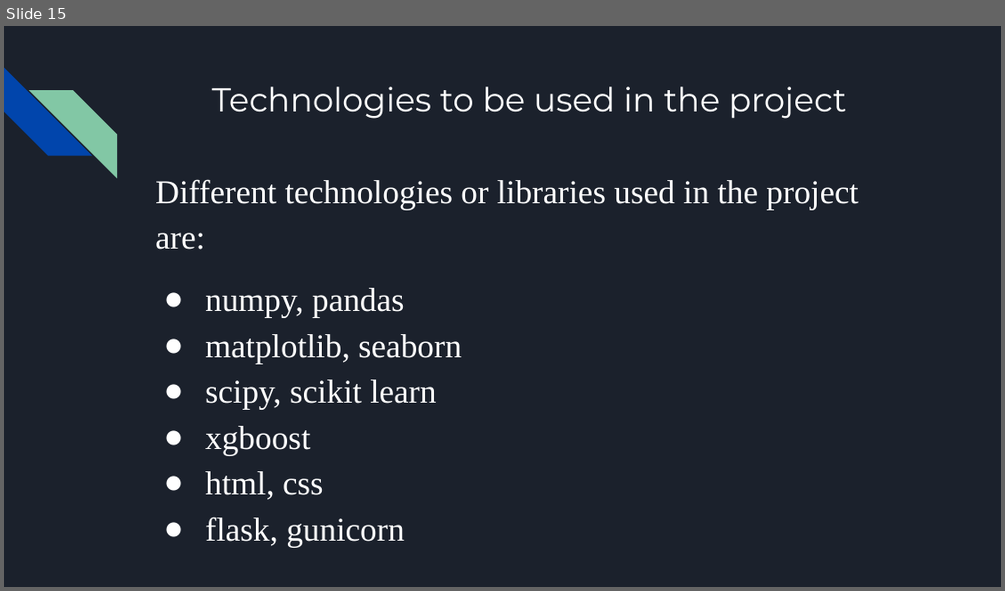
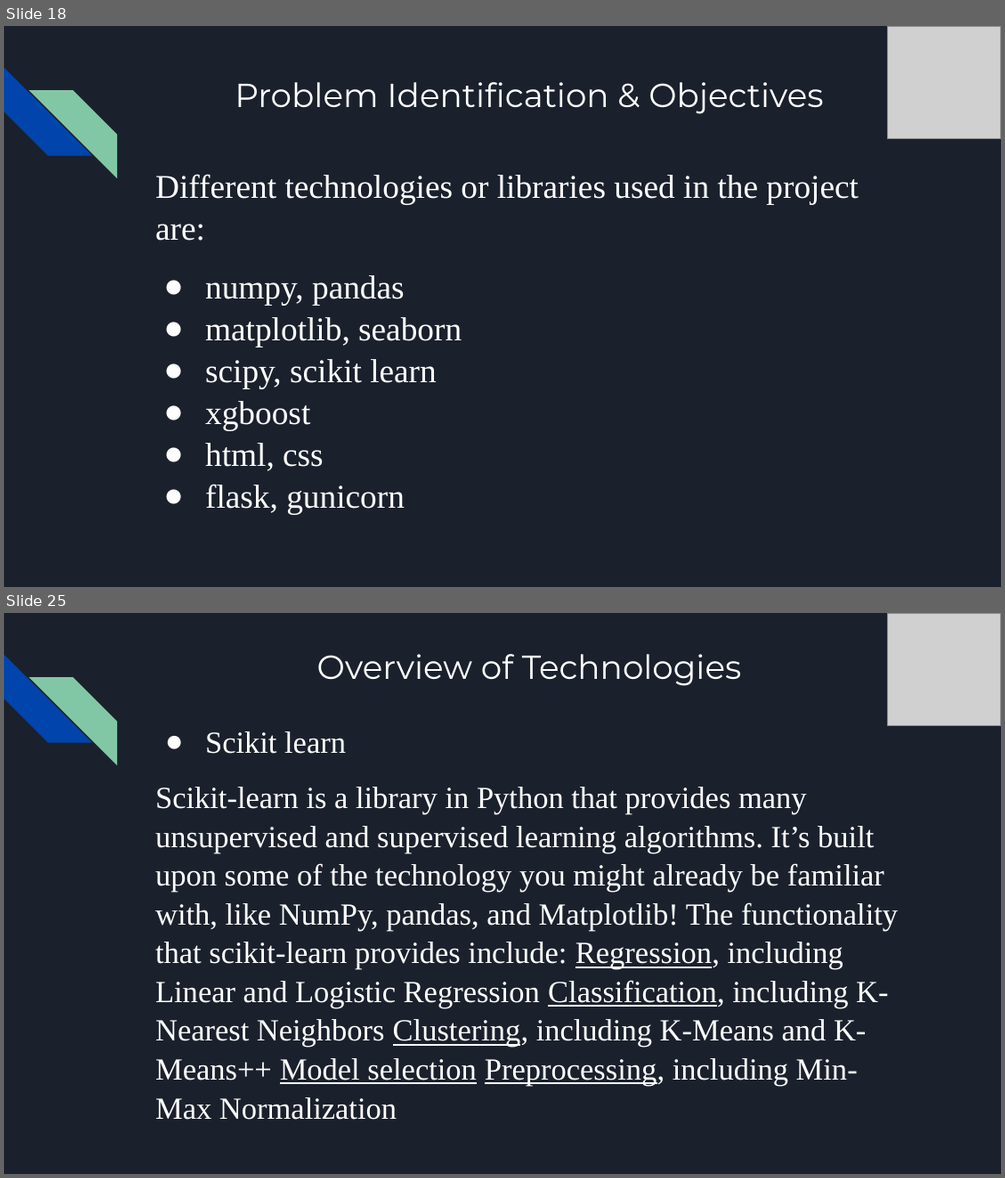
Before and after one commit to Rakesh-Naidu/Credit-card-approval-prediction, a slide deck: Credit Approval Prediction.pptx. Shown one above the other, each under a label of ours: slide 15 before the commit, slides 18 and 25 after it; the slides between them are not shown. The pictures are 1005x591 and 1005x1178 pixels, drawn with LibreOffice and Linux fonts; fonts in the diff are those of the drawing; grey boxes stand for pictures. Boxes give left, top, right and bottom in pixels: in the first picture for what was removed or moved away, otherwise in the second. Text is boxed around its words. In the diff, an @@ line names an element or a change of style, - is before the commit and + after.

```diff
--- a/Credit Approval Prediction.pptx
+++ b/Credit Approval Prediction.pptx
@@ slide 25 added at (4,613,1001,1174), background #1B212C; not listed: 2 template elements that a slide beside it also shows @@
@@ picture added at (887,613,1001,726) @@
@@ title added at (317,654,742,686), 24 pt, text #FFFFFF @@
+Overview of Technologies
@@ text added at (155,731,898,1119), 22.2 pt, text #FFFFFF @@
+● Scikit learn
+Scikit-learn is a library in Python that provides many unsupervised and supervised learning algorithms. It’s built upon some of the technology you might already be familiar with, like NumPy, pandas, and Matplotlib! The functionality that scikit-learn provides include: Regression, including Linear and Logistic Regression Classification, including K-Nearest Neighbors Clustering, including K-Means and K-Means++ Model selection Preprocessing, including Min-Max Normalization
@@ what was slide 15 is now slide 18 @@
@@ slide 18 changed as well @@
@@ picture added at (887,26,1001,139) @@
@@ title at (235,82,823,114): text changed @@
-Technologies to be used in the project
+Problem Identification & Objectives
@@ text "Different technologies or libraries used ..." at (155,174,858,514): line spacing 1.15 to 1.05 @@
```
Also in this commit, not shown: 13 other slides changed, 25 other slides added, 4 slides removed, 4 other files.
